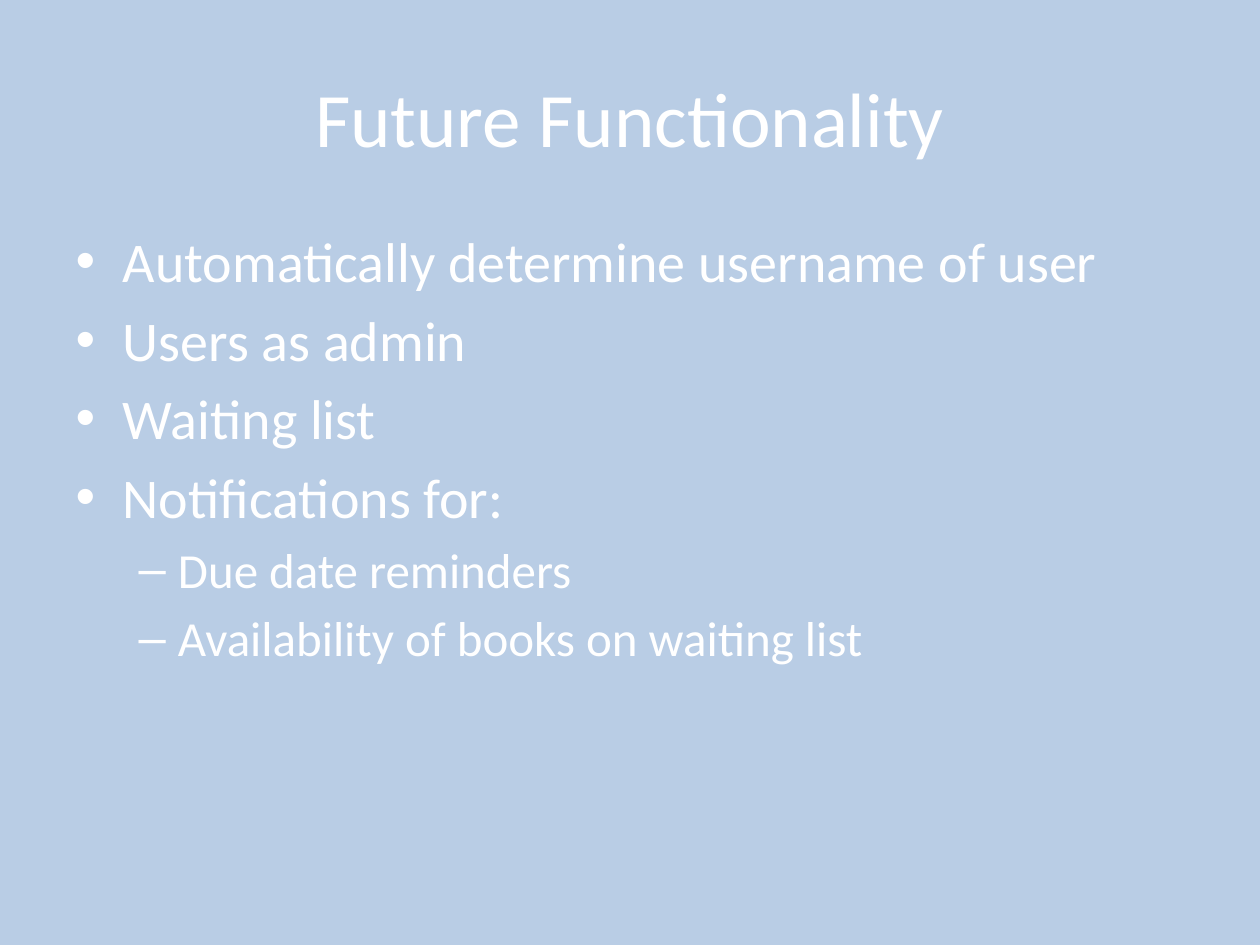
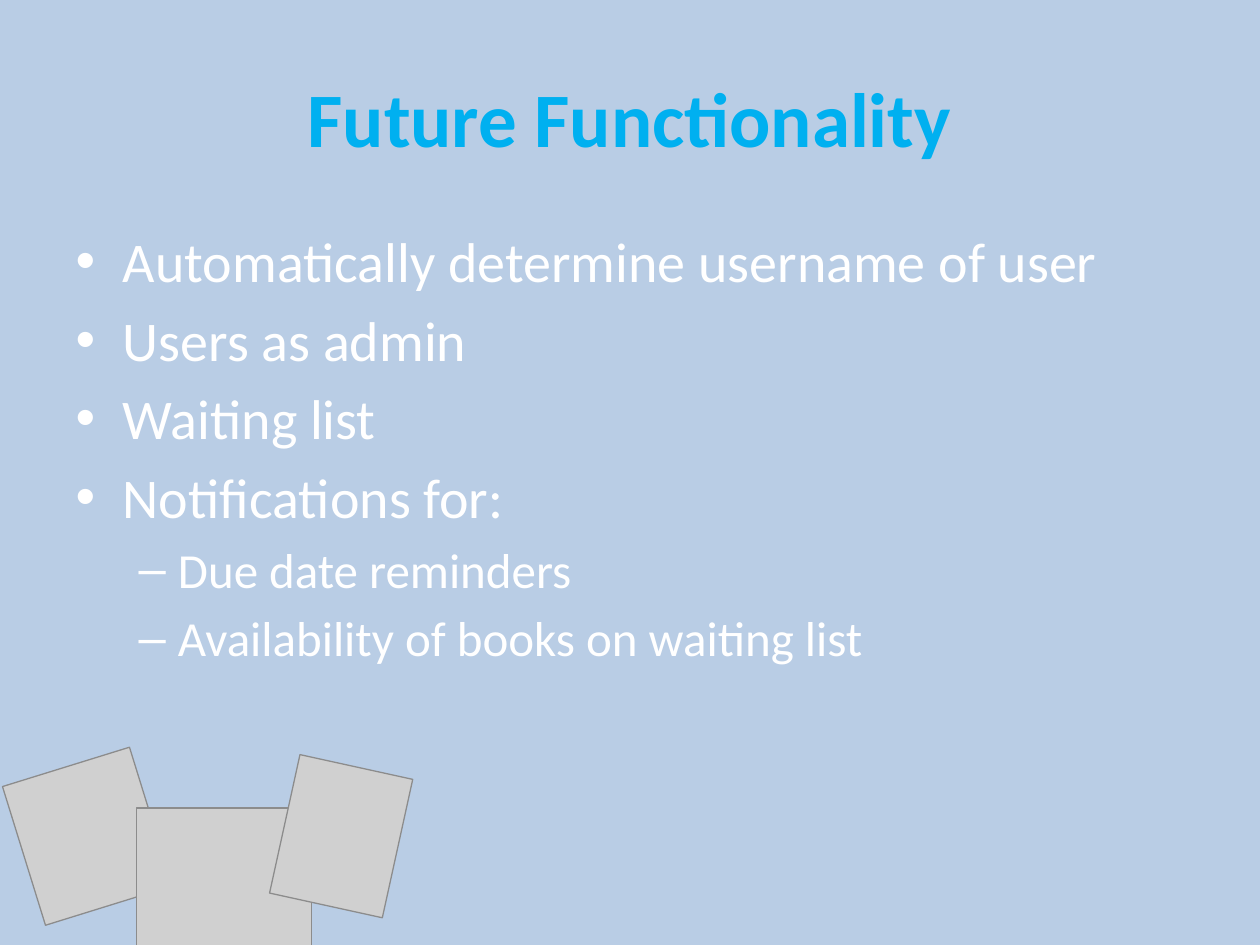
Before and after one commit to mockingjas/OWL, a slide deck: slide 7 of OWL.pptx (slide 3 before the commit). Drawn at 1260x945 pixels with LibreOffice and Linux fonts; fonts in the diff are those of the drawing; grey boxes stand for pictures. Boxes give left, top, right and bottom in pixels: in the first picture for what was removed or moved away, otherwise in the second. Text is boxed around its words. In the diff, an @@ line names an element or a change of style, - is before the commit and + after.

```diff
--- a/OWL.pptx
+++ b/OWL.pptx
@@ title "Future Functionality" at bbox=[308, 93, 951, 159]: text colour #FFFFFF to #00B0F0, bold on @@
@@ picture added at bbox=[3, 747, 173, 925] @@
@@ picture added at bbox=[270, 754, 413, 917] @@
@@ picture added at bbox=[136, 808, 311, 945] @@
```
Also in this commit, not shown: 2 other slides changed, 3 slides added.
